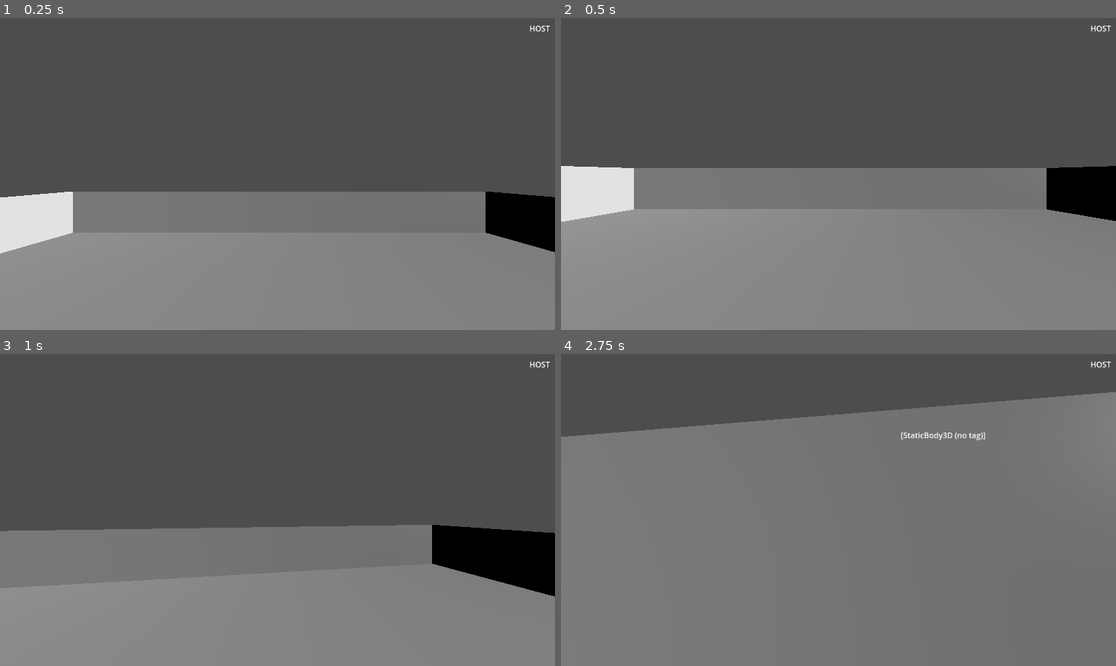
Above: before the commit, frames 1-4 (two rows, left to right).
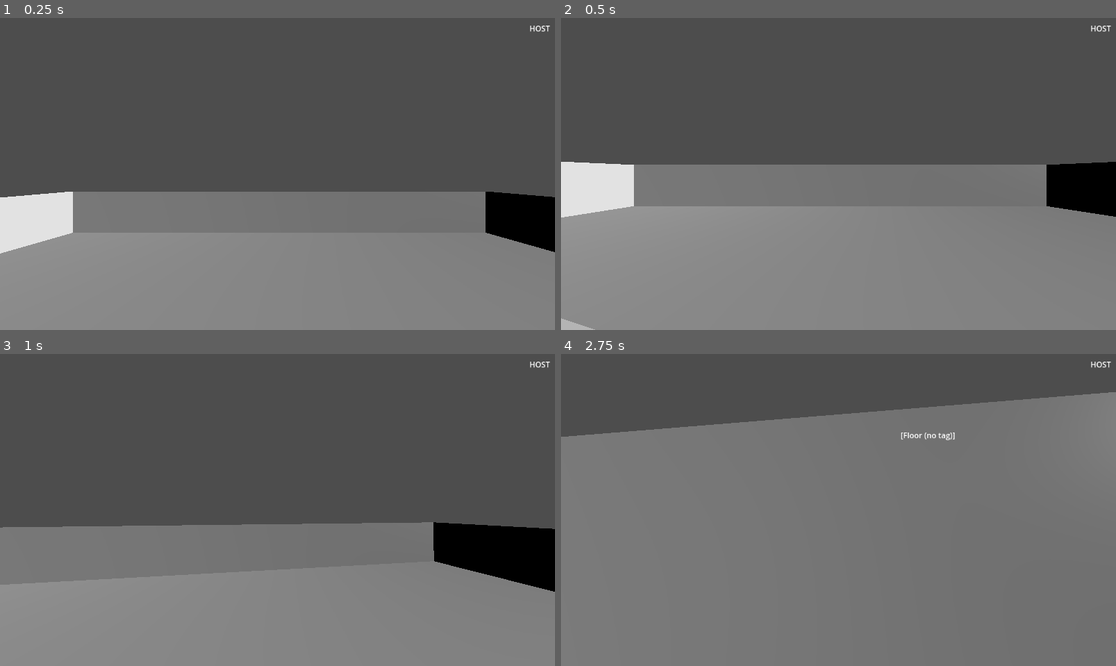
Above: after the commit, the same moments.

Repository: gonkhub/Crater
Game: Godot game, scene res://world.tscn
Same seed, same stepped clock (60 frames per second), same inputs: the game is played once before the commit and once after it. This scene is started directly instead of the project's main scene.
Inputs (mouse positions are in pixels of both pictures, inside the frame that each line leads up to):
- Up to frame 1 (0.25 s): no input
- Up to frame 2 (0.5 s): no input
- Up to frame 3 (1 s): tap Enter at 0.5 s; move the mouse to (305, 510) at 0.52 s; hold W (up) from 0.53 s (still down); hold Shift (slide) from 0.53 s (still down); click (305, 510) at 0.67 s; tap Space (jump) at 0.77 s
- Up to frame 4 (2.75 s): move the mouse to (810, 510) at 1.27 s; release Shift (slide) at 1.28 s; tap Tab at 1.35 s; tap Space (jump) at 1.52 s; move the mouse to (894, 441) at 2.02 s; release W (up) at 2.03 s; hold D (right) from 2.03 s (still down); hold Shift (slide) from 2.03 s (still down)

Frame 1 is identical in both runs. In frame 2, 1.8% of the frame differs, in the area x 0-100%, y 46-100%; in frame 3, 1.3%; in frame 4, 0.2%.

Commit message:
Restructure world geometry to standard StaticBody3D layout for navmesh baking
Replace the inverted Node3D > MeshInstance3D > StaticBody3D hierarchy with the
standard StaticBody3D > MeshInstance3D + CollisionShape3D pattern, and flatten
the recTangle container so Floor and Ramp are direct children of the scene root.
Ramp transform is composed from the old recTangle + ramp offsets so world
positions are unchanged. Root Node Children source mode can now find geometry
for NavigationMesh baking.

Co-Authored-By: Claude Sonnet 4.6 <noreply@anthropic.com>

Diff:
--- a/world.tscn
+++ b/world.tscn
@@ -141,29 +141,25 @@
 [node name="DirectionalLight3D" type="DirectionalLight3D" parent="."]
 transform = Transform3D(-0.1975, 0.28835, 0.936935, -0.0585648, -0.957525, 0.282341, 0.978552, 0.000891145, 0.205999, 10.6858, 9.95595, 0)
 
-[node name="recTangle" type="Node3D" parent="."]
+[node name="Floor" type="StaticBody3D" parent="."]
 transform = Transform3D(1, 0, 0, 0, 1, 0, 0, 0, 1, 0.0861995, -1.19209e-07, 0.143528)
 
-[node name="Cube" type="MeshInstance3D" parent="recTangle"]
+[node name="Cube" type="MeshInstance3D" parent="Floor"]
 mesh = SubResource("ArrayMesh_b66u6")
 skeleton = NodePath("")
 
-[node name="StaticBody3D" type="StaticBody3D" parent="recTangle/Cube"]
-
-[node name="CollisionShape3D" type="CollisionShape3D" parent="recTangle/Cube/StaticBody3D"]
+[node name="CollisionShape3D" type="CollisionShape3D" parent="Floor"]
 shape = SubResource("ConcavePolygonShape3D_lbcf8")
 
-[node name="ramp" type="Node3D" parent="recTangle"]
-transform = Transform3D(1, 0, 0, 0, 1, 0, 0, 0, 1, -2.35461, 9.53674e-07, -0.369123)
+[node name="Ramp" type="StaticBody3D" parent="."]
+transform = Transform3D(1, 0, 0, 0, 1, 0, 0, 0, 1, -2.26841, 8.34465e-07, -0.225595)
 
-[node name="Cube" type="MeshInstance3D" parent="recTangle/ramp"]
+[node name="Cube" type="MeshInstance3D" parent="Ramp"]
 transform = Transform3D(3, 0, 0, 0, 1, 0, 0, 0, 1, 0, 0.885689, 0)
 mesh = SubResource("ArrayMesh_83l1x")
 skeleton = NodePath("")
 
-[node name="StaticBody3D" type="StaticBody3D" parent="recTangle/ramp/Cube"]
-
-[node name="CollisionShape3D" type="CollisionShape3D" parent="recTangle/ramp/Cube/StaticBody3D"]
+[node name="CollisionShape3D" type="CollisionShape3D" parent="Ramp"]
 shape = SubResource("ConcavePolygonShape3D_2xnc0")
 
 [node name="adio" type="RigidBody3D" parent="."]
